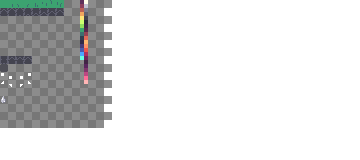
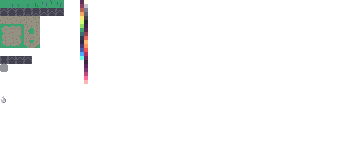
Before/after of a 360 × 160 layered artwork. What changed in the layer stack:
added layer "Pasted Layer" above "Sprites" over 0, 16, 40, 48
hid "Checkerboard" over 0, 0, 112, 128
